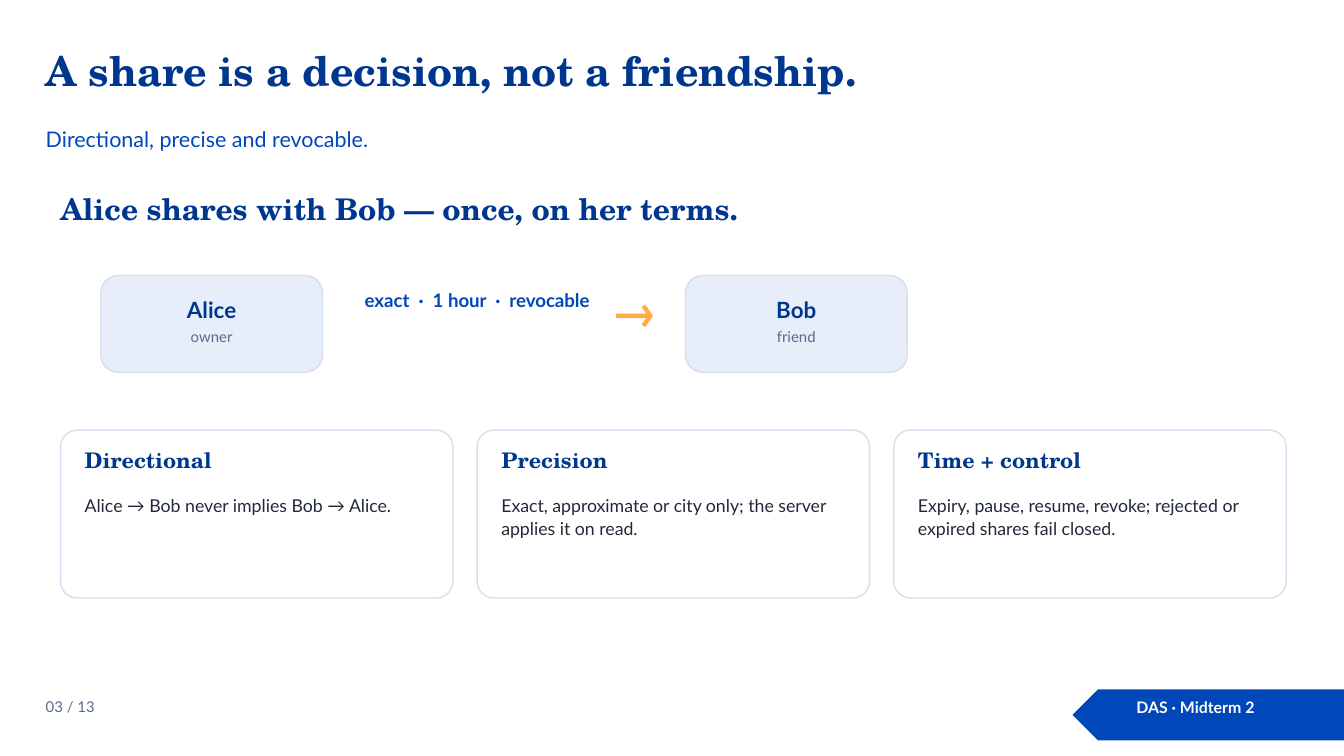
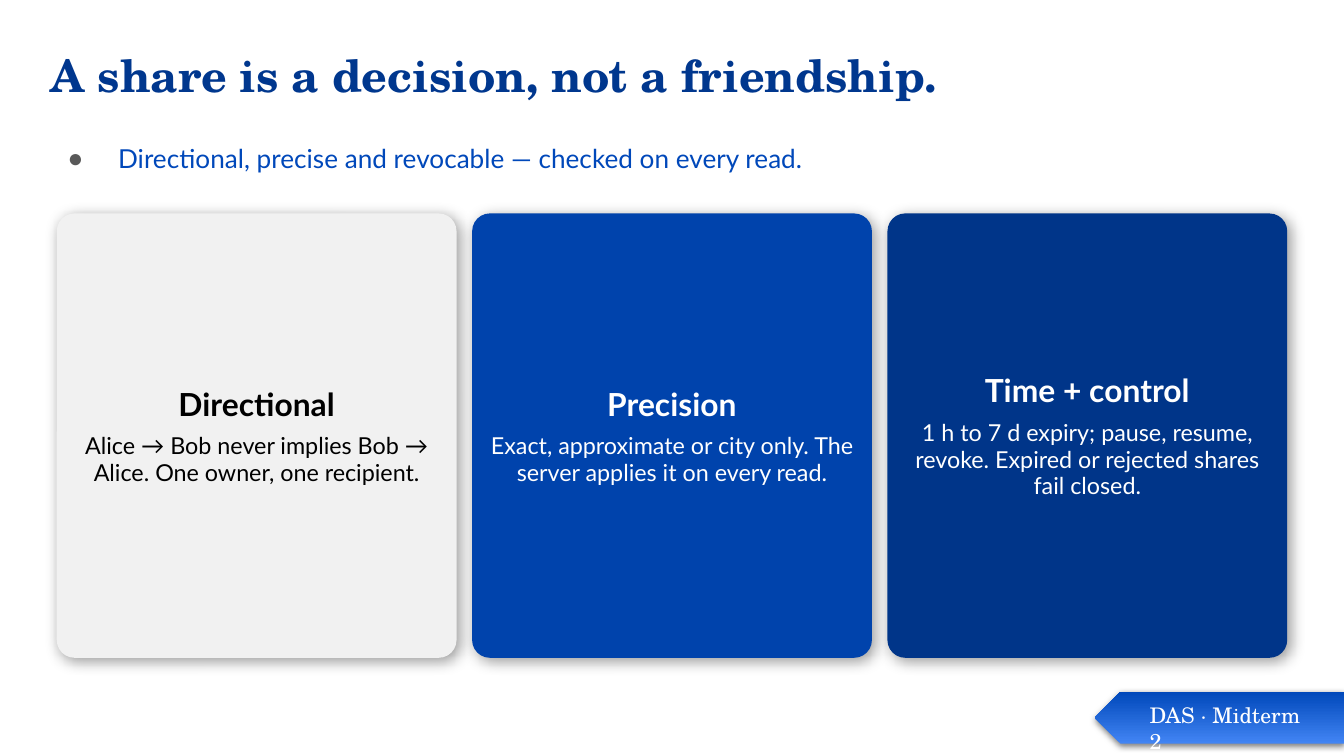
Before and after one commit to Prince-of-Nothing/Pinpoint, a slide deck: slide 3 of docs/midterm2/Pinpoint-DAS.pptx. Drawn at 1344x756 pixels with LibreOffice and Linux fonts; fonts in the diff are those of the drawing. Boxes give left, top, right and bottom in pixels: in the first picture for what was removed or moved away, otherwise in the second. Text is boxed around its words. In the diff, an @@ line names an element or a change of style, - is before the commit and + after.

```diff
--- a/docs/midterm2/Pinpoint-DAS.pptx
+++ b/docs/midterm2/Pinpoint-DAS.pptx
@@ title "A share is a decision, ..." at <box>51,59,937,101</box>: size 22 to 24 pt; line spacing 1 to 0.9 @@
@@ subtitle at <box>118,148,802,173</box>: text changed; size 11.5 to 14 pt @@
-Directional, precise and revocable.
+● Directional, precise and revocable — checked on every read.
@@ text removed at <box>60,198,738,226</box> @@
-Alice shares with Bob — once, on her terms.
@@ rounded rectangle added at <box>56,214,456,659</box>, fill #F1F1F1, 12.5 pt, text #000000 @@
+Directional
+Alice → Bob never implies Bob → Alice. One owner, one recipient.
@@ rounded rectangle "Precision": place and size @@
-rounded rectangle "Precision" at <box>501,499,826,538</box>
+rounded rectangle "Precision" at <box>472,214,871,659</box>
@@ rounded rectangle "Precision" at <box>472,214,871,659</box>: vertical alignment top to middle; fill none to #0043AC; shadow on @@
@@ rounded rectangle added at <box>887,214,1286,659</box>, fill #003589, 12.5 pt, text #FFFFFF @@
+Time + control
+1 h to 7 d expiry; pause, resume, revoke. Expired or rejected shares fail closed.
@@ rounded rectangle removed at <box>101,276,323,372</box> @@
@@ text removed at <box>365,293,589,307</box> @@
-exact · 1 hour · revocable
@@ text removed at <box>598,282,672,343</box> @@
-→
@@ rounded rectangle removed at <box>685,276,907,372</box> @@
@@ text removed at <box>187,301,236,318</box> @@
-Alice
@@ text removed at <box>776,301,816,318</box> @@
-Bob
@@ text removed at <box>191,334,233,342</box> @@
-owner
@@ text removed at <box>777,331,816,342</box> @@
-friend
@@ text in rounded rectangle at <box>491,392,853,485</box>: text changed; size 9.5 to 12.5 pt; text colour #222A3A to #FFFFFF @@
-Exact, approximate or city only; the server applies it on read.
+Precision
+Exact, approximate or city only. The server applies it on every read.
@@ rounded rectangle removed at <box>60,430,453,598</box> @@
@@ rounded rectangle removed at <box>477,430,870,598</box> @@
@@ rounded rectangle removed at <box>894,430,1286,598</box> @@
@@ text removed at <box>85,452,212,469</box> @@
-Directional
@@ text removed at <box>501,452,607,469</box> @@
-Precision
@@ text removed at <box>918,452,1081,469</box> @@
-Time + control
@@ text removed at <box>85,499,391,515</box> @@
-Alice → Bob never implies Bob → Alice.
@@ text removed at <box>918,499,1239,538</box> @@
-Expiry, pause, resume, revoke; rejected or expired shares fail closed.
@@ text removed at <box>46,701,94,712</box> @@
-03 / 13
@@ pentagon arrow: place and size @@
-pentagon arrow at <box>1073,689,1344,741</box>
+pentagon arrow at <box>1094,692,1344,745</box>
@@ pentagon arrow at <box>1094,692,1344,745</box>: fill #0048BA to gradient #4285F4 to #0048BA; shadow on; proportions changed @@
@@ text "DAS · Midterm 2": place and size @@
-text "DAS · Midterm 2" at <box>1136,701,1254,713</box>
+text "DAS · Midterm 2" at <box>1150,707,1300,756</box>
@@ text "DAS · Midterm 2" at <box>1150,707,1300,756</box>: size 8.5 to 11.5 pt, font Lato to TeX Gyre Schola, bold off; alignment centre to left @@
```
Also in this commit, not shown: 12 other slides changed, 1 other file.
